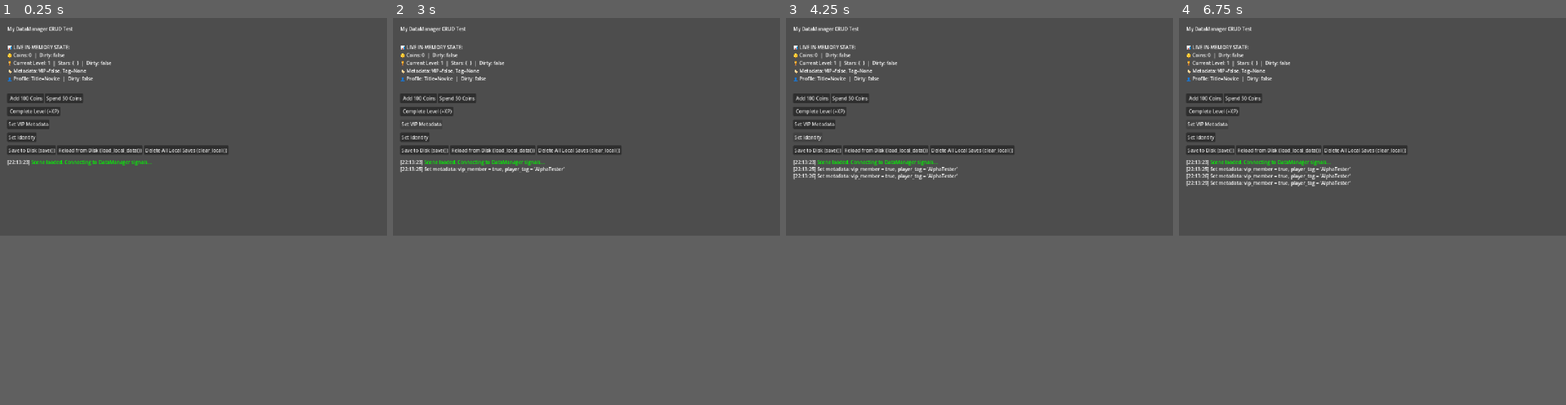
Above: before the commit, frames 1-4 (left to right).
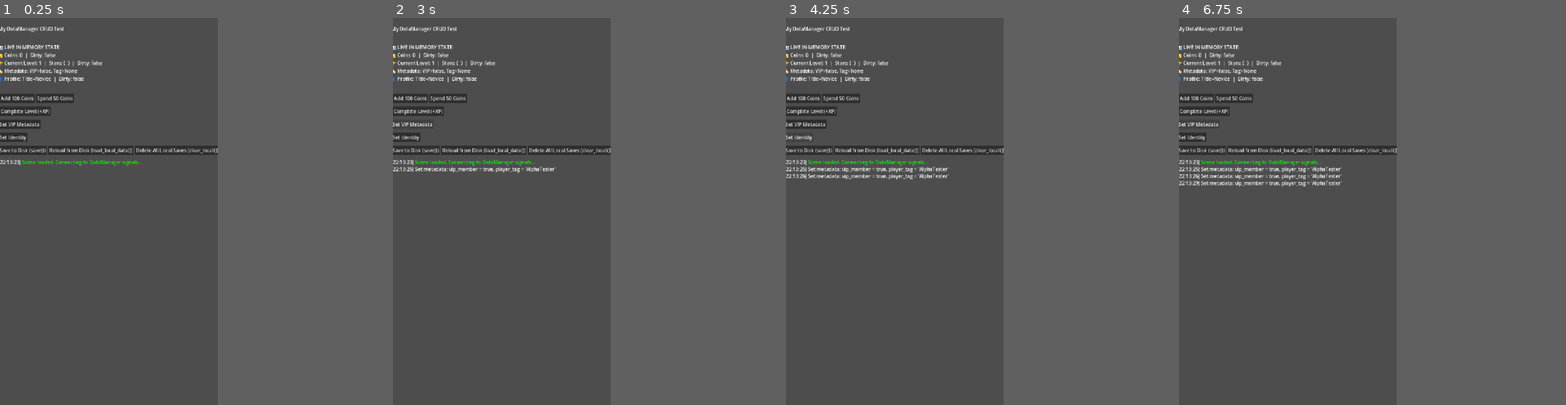
Above: after the commit, the same moments.

Repository: RohanChoudhary-Capsitech/slimey-trails
Game: Godot game, scene res://game/scenes/test/ManualTest.tscn
Two runs of this game, one before a commit and one after it. Both use one fixed random seed, a clock stepped at 60 frames per second and the inputs below.
Inputs:
- Up to frame 1 (0.25 s): no input
- Up to frame 2 (3 s): click "Add 100 Coins" at 0.5 s; click "Spend 50 Coins" at 1.25 s; click "Complete Level (+XP)" at 2 s; click "Set VIP Metadata" at 2.75 s
- Up to frame 3 (4.25 s): click "Set Identity" at 3.5 s
- Up to frame 4 (6.75 s): click "Add 100 Coins" at 4.25 s; click "Spend 50 Coins" at 5 s; click "Complete Level (+XP)" at 5.75 s; click "Set VIP Metadata" at 6.5 s
In our replay, the window is 800x450 before the commit and 450x800 after it. These sizes can differ from the game's own. Grey fills any space a smaller window leaves; there, only what the larger window draws over its background counts as a difference.

The runs differ from the first frame. In frame 1, 2.4% of the frame differs, in the area x 0-59%, y 2-39%; in frame 2, 2.7%; in frame 3, 3.0%; in frame 4, 3.4%, in the area x 0-59%, y 2-44%.

Commit message:
level scene error fix

Diff:
--- a/game/levels/level_scene.gd
+++ b/game/levels/level_scene.gd
@@ -4,12 +4,13 @@
 
 # Called when the node enters the scene tree for the first time.
 func _ready() -> void:
-	_camera=ServiceLocator.get_service(&"CameraController") as CameraController
-	if _camera == null:
-		# Logger.error("CameraController nahi mila")
-		return
-	_camera.enabled=true
-	print(_camera.global_position)
+	# _camera=ServiceLocator.get_service(&"CameraController") as CameraController
+	# if _camera == null:
+	# 	# Logger.error("CameraController nahi mila")
+	# 	return
+	# _camera.enabled=true
+	# print(_camera.global_position)
+	pass
 
 # Called every frame. 'delta' is the elapsed time since the previous frame.
 func _process(delta: float) -> void:
--- a/project.godot
+++ b/project.godot
@@ -26,8 +26,8 @@
 
 [display]
 
-window/size/viewport_width=1280
-window/size/viewport_height=720
+window/size/viewport_width=720
+window/size/viewport_height=1280
 window/stretch/mode="canvas_items"
 window/stretch/aspect="expand"
 
